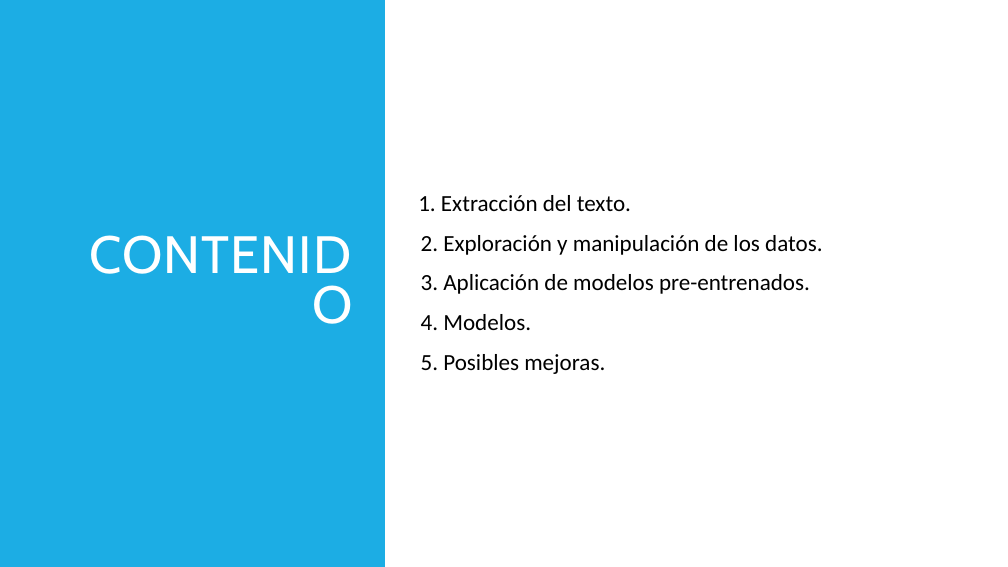
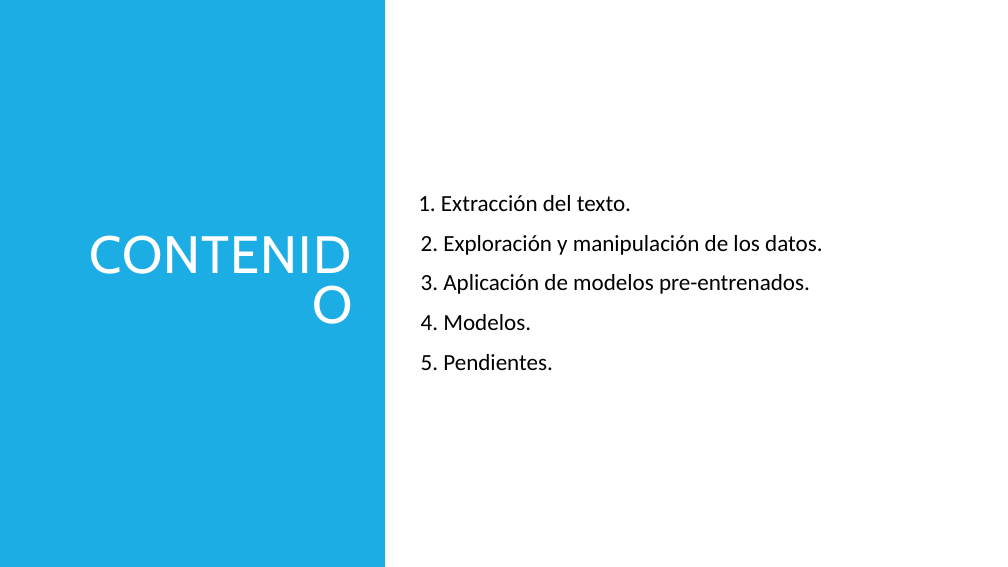
Before and after one commit to miguelrdgzb/elmundo, a slide deck: slide 2 of output/presentacion_elmundo.pptx. Drawn at 1008x567 pixels with LibreOffice and Linux fonts; fonts in the diff are those of the drawing. Boxes give left, top, right and bottom in pixels: in the first picture for what was removed or moved away, otherwise in the second. Text is boxed around its words. In the diff, an @@ line names an element or a change of style, - is before the commit and + after.

Commit message:
presentacion

```diff
--- a/output/presentacion_elmundo.pptx
+++ b/output/presentacion_elmundo.pptx
@@ text at (421, 354, 553, 370): text changed @@
-  5. Posibles mejoras.
+  5. Pendientes.
```
